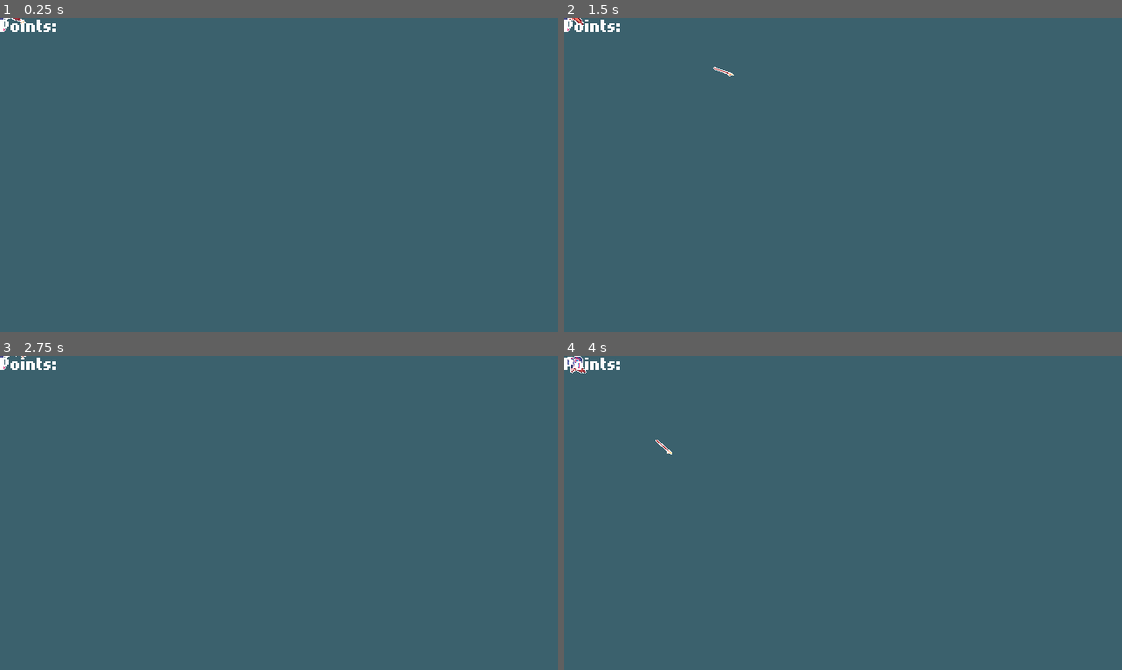
Above: before the commit, frames 1-4 (two rows, left to right).
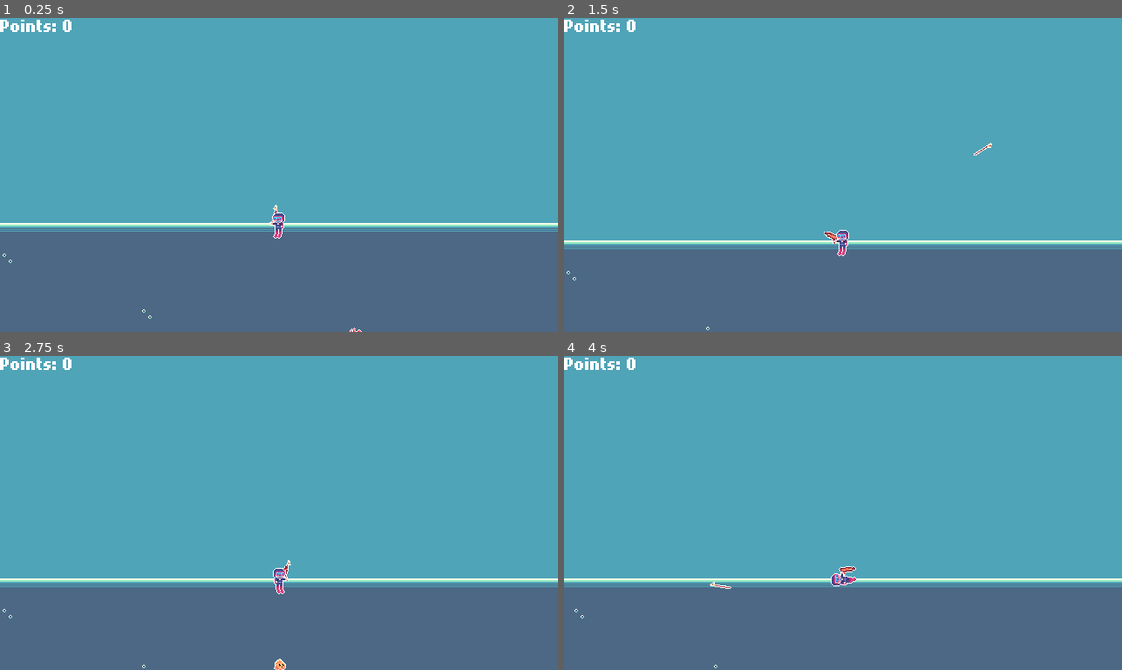
Above: after the commit, the same moments.

Repository: SeenicRoot/spearfishing-game
Game: Godot game, scene res://main.tscn
Two runs of this game, one before a commit and one after it. Both use one fixed random seed, a clock stepped at 60 frames per second and the inputs below.
Inputs (mouse positions are in pixels of both pictures, inside the frame that each line leads up to):
- Up to frame 1 (0.25 s): no input
- Up to frame 2 (1.5 s): move the mouse to (965, 159) at 0.52 s; press the mouse at (965, 159) at 0.53 s; hold Right (ui_right) 0.53-1.28 s; move the mouse to (731, 190) at 1.27 s; release the mouse at (731, 190) at 1.28 s; hold Down (ui_down) from 1.28 s (still down); click (731, 190) at 1.35 s
- Up to frame 3 (2.75 s): move the mouse to (334, 443) at 2.02 s; release Down (ui_down) at 2.03 s; press the mouse at (334, 443) at 2.03 s; hold Right (ui_right) from 2.03 s (still down)
- Up to frame 4 (4 s): move the mouse to (815, 575) at 2.77 s; release Right (ui_right) at 2.78 s; release the mouse at (815, 575) at 2.78 s; hold Space (accelerate) 2.78-3.53 s; click (815, 575) at 2.85 s; move the mouse to (1010, 560) at 3.52 s; press the mouse at (1010, 560) at 3.53 s; hold Left (ui_left) from 3.53 s (still down)

The runs differ from the first frame. In frame 1, 67% of the frame differs, in the area x 0-100%, y 0-100%; in frame 2, 73%; in frame 3, 73%; in frame 4, 73%.
Error before the commit: Cannot call method 'get_node' on a null value. (res://main.gd:49)

Commit message:
Remove label

Diff:
--- a/world.tscn
+++ b/world.tscn
@@ -36,19 +36,6 @@
 [node name="Camera2D" type="Camera2D" parent="."]
 position_smoothing_enabled = true
 
-[node name="CanvasLayer" type="CanvasLayer" parent="Camera2D"]
-
-[node name="Score" type="Label" parent="Camera2D/CanvasLayer"]
-anchors_preset = 1
-anchor_left = 1.0
-anchor_right = 1.0
-offset_left = -67.0
-offset_bottom = 23.0
-grow_horizontal = 0
-text = "Points: 0"
-label_settings = SubResource("LabelSettings_igpnl")
-horizontal_alignment = 2
-
 [node name="SurfaceBreakpoint" type="Area2D" parent="."]
 
 [node name="CollisionShape2D" type="CollisionShape2D" parent="SurfaceBreakpoint"]
@@ -67,6 +54,3 @@
 
 [node name="squid" parent="Node2D" instance=ExtResource("4_brv5i")]
 position = Vector2(88, 128)
-
-[node name="squid" parent="Node2D" instance=ExtResource("4_brv5i")]
-position = Vector2(88, 128)
